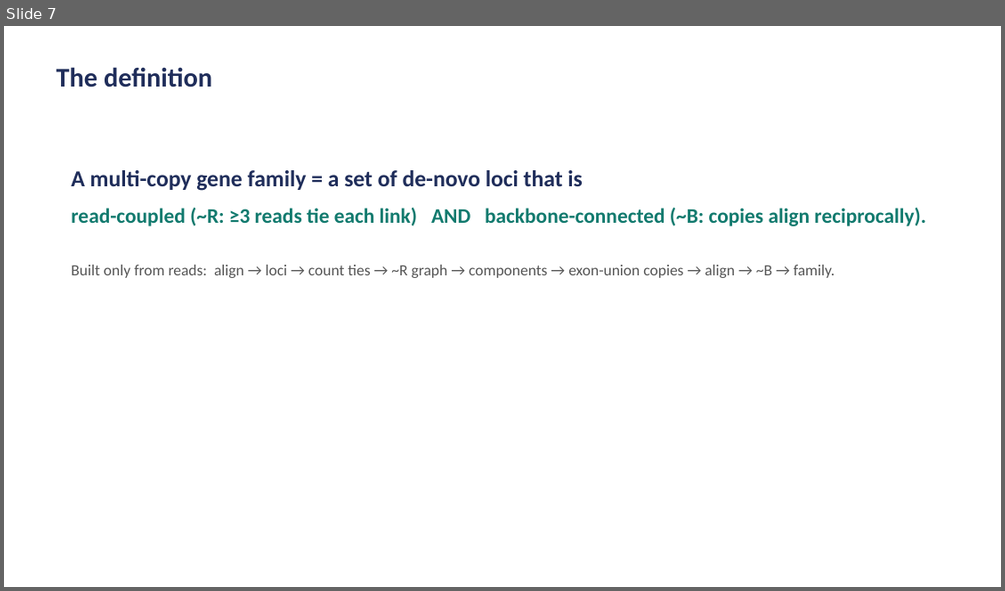
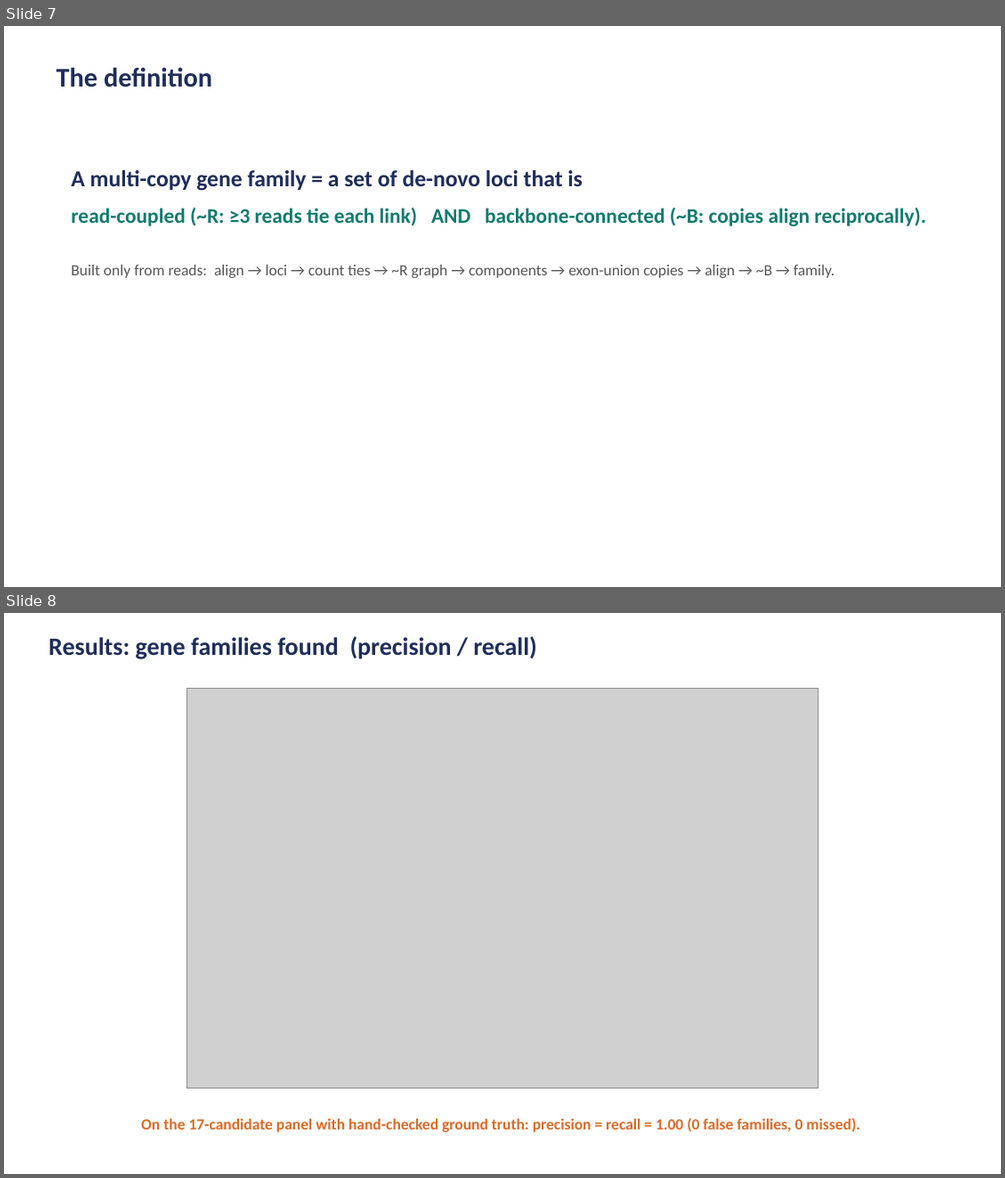
Before and after one commit to juanfraitu1/Rustle, a slide deck: bench/family_definition_visual.pptx. Shown one above the other, each under a label of ours: slide 7 before the commit, slides 7 and 8 after it. The pictures are 1005x591 and 1005x1178 pixels, drawn with LibreOffice and Linux fonts; fonts in the diff are those of the drawing; grey boxes stand for pictures. Boxes give left, top, right and bottom in pixels: in the first picture for what was removed or moved away, otherwise in the second. Text is boxed around its words. In the diff, an @@ line names an element or a change of style, - is before the commit and + after.

```diff
--- a/bench/family_definition_visual.pptx
+++ b/bench/family_definition_visual.pptx
@@ slide 8 added at (x1=4, y1=613, x2=1001, y2=1174), background #FFFFFF @@
@@ text added at (x1=48, y1=636, x2=537, y2=659), 24 pt, text #1F2D5A, bold @@
+Results: gene families found (precision / recall)
@@ picture added at (x1=186, y1=688, x2=817, y2=1088) @@
@@ text added at (x1=141, y1=1118, x2=860, y2=1132), 15 pt, text #D96B27, bold @@
+On the 17-candidate panel with hand-checked ground truth: precision = recall = 1.00 (0 false families, 0 missed).
```
Also in this commit, not shown: 1 slide changed, 4 other slides added, 4 other files.
